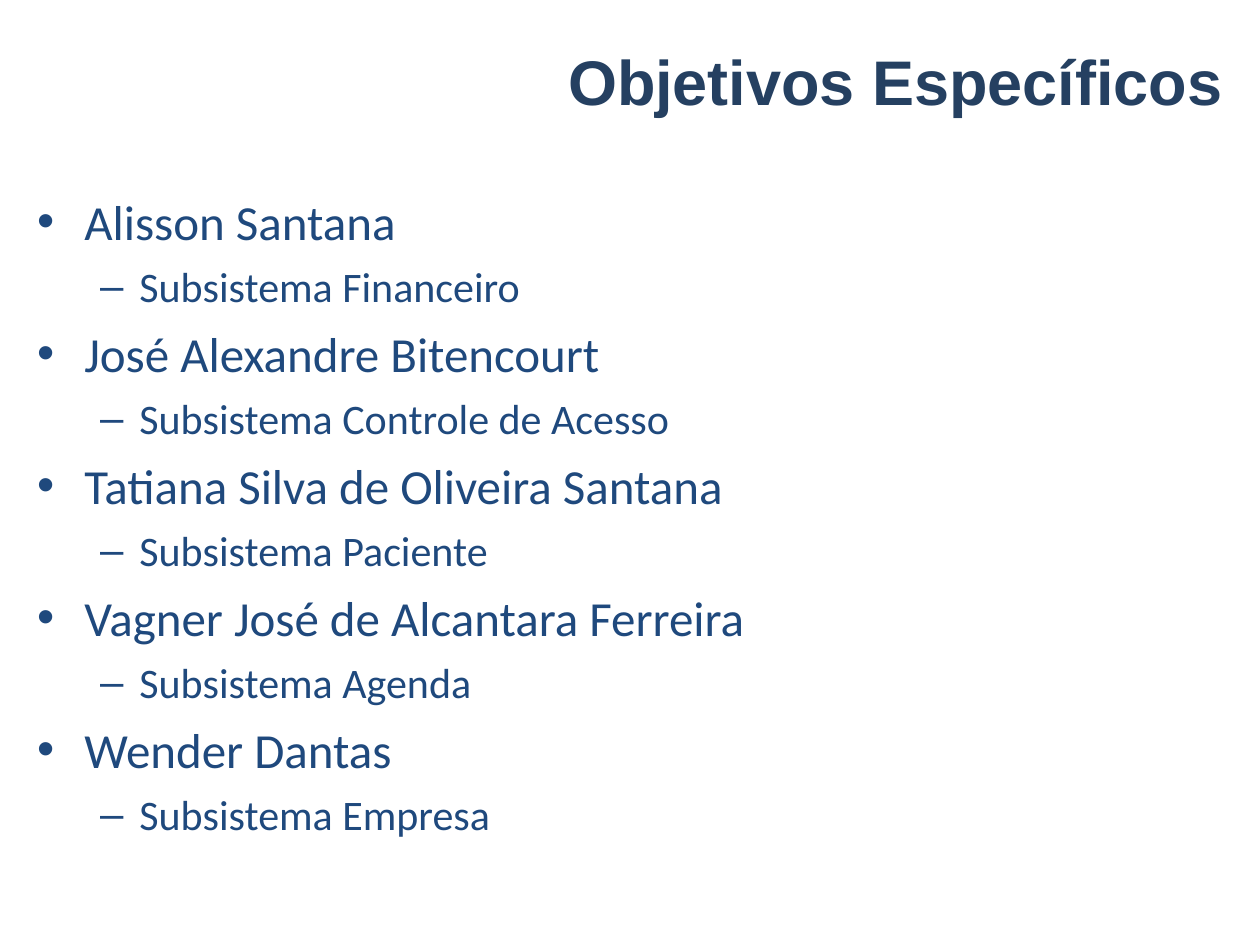
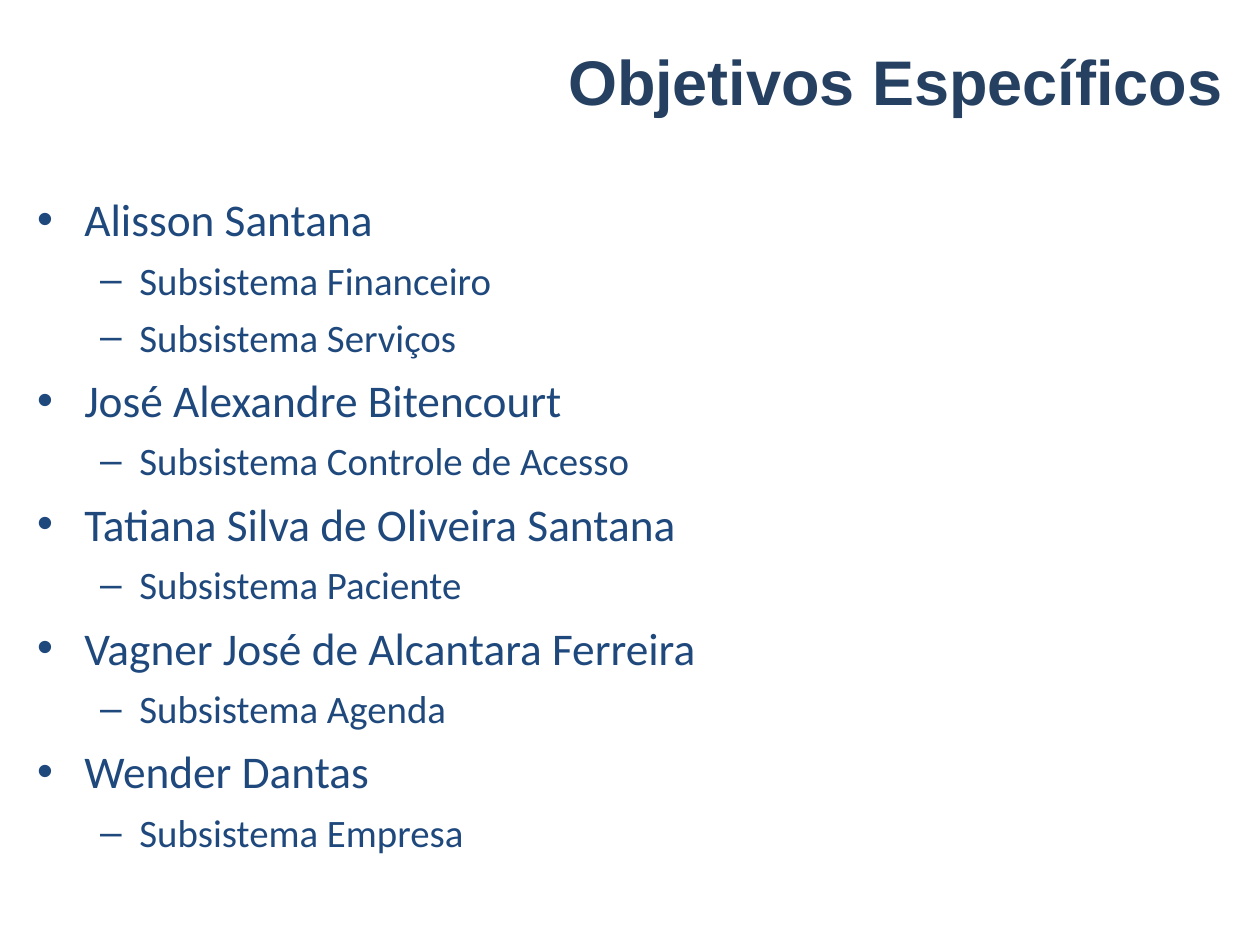
Before and after one commit to VagnerAlcantara/TCC, a slide deck: slide 6 of AnteProjeto/Apresentacao do Anteprojeto.ppt. Drawn at 1260x945 pixels with LibreOffice and Linux fonts; fonts in the diff are those of the drawing; background and template pictures are left out. Boxes give left, top, right and bottom in pixels: in the first picture for what was removed or moved away, otherwise in the second. Text is boxed around its words. In the diff, an @@ line names an element or a change of style, - is before the commit and + after.

```diff
--- a/AnteProjeto/Apresentacao do Anteprojeto.ppt
+++ b/AnteProjeto/Apresentacao do Anteprojeto.ppt
@@ text at <box>84,204,695,854</box>: size 28 to 25.9 pt in "Alisson Santana", "José Alexandre Bitencourt", "Tatiana Silva de Oliveira Santana", "Vagner José de Alcantara Ferreira" and 1 more places; size 24 to 22.2 pt in "Subsistema Financeiro", "Subsistema Controle de Acesso", "Subsistema Paciente", "Subsistema Agenda" and 1 more places @@
@@ text at <box>139,325,456,359</box>: paragraph added @@
+  – Subsistema Serviços
```
Also in this commit, not shown: 5 other slides changed, 1 slide added, 1 slide removed.
